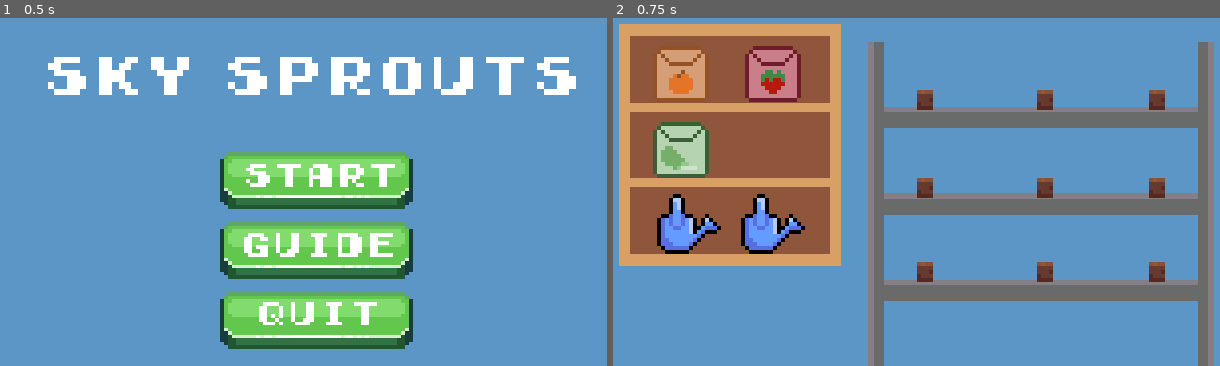
Above: before the commit, frames 1-2 (left to right).
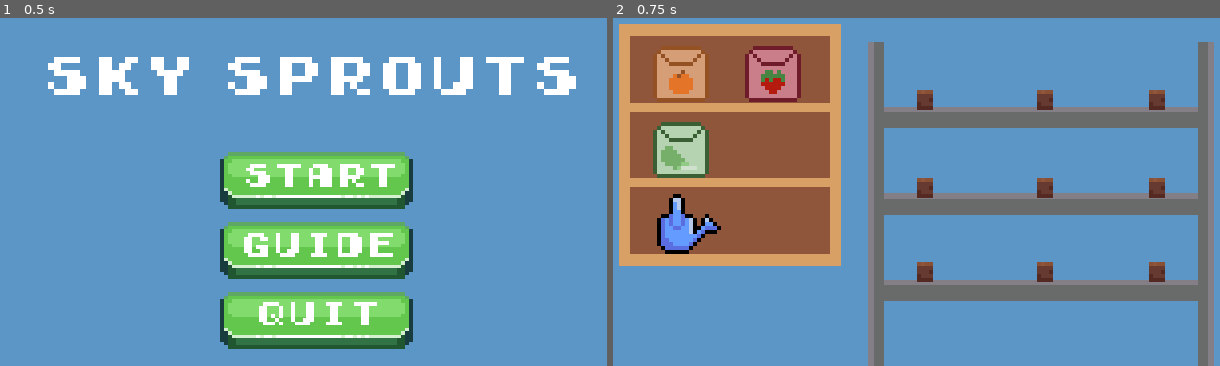
Above: after the commit, the same moments.

Repository: lenseling/HackNC-2023
Game: Godot game, scene res://scenes/menu.tscn
The game is run twice, just before and just after one commit, with the same random seed, the same clock (stepped at 60 frames per second) and the same inputs.
Inputs:
- Up to frame 1 (0.5 s): no input
- Up to frame 2 (0.75 s): click "Start" at 0.5 s

Frame 1 is identical in both runs. In frame 2, 1.0% of the frame differs, in the area x 21-32%, y 50-68%.

Commit message:
watering can can 2

Diff:
--- a/scenes/main.tscn
+++ b/scenes/main.tscn
@@ -1,14 +1,12 @@
-[gd_scene load_steps=10 format=3 uid="uid://bceb3ta2vfb7a"]
+[gd_scene load_steps=8 format=3 uid="uid://bceb3ta2vfb7a"]
 
 [ext_resource type="PackedScene" uid="uid://cxny3g4dvr17h" path="res://scenes/plantShelf.tscn" id="1_qvtw1"]
 [ext_resource type="PackedScene" uid="uid://6k30tnb7putq" path="res://scenes/shop.tscn" id="2_o3ba3"]
 [ext_resource type="PackedScene" uid="uid://qkbkmj8ny1nd" path="res://scenes/wateringCan.tscn" id="4_l4ggy"]
-[ext_resource type="PackedScene" path="res://scenes/growing_zone.tscn" id="5_87wal"]
-[ext_resource type="Texture2D" uid="uid://bvjyayn77e830" path="res://assets/tools/pesticide.png" id="5_xmknb"]
-[ext_resource type="PackedScene" path="res://scenes/pumpkin_seeds.tscn" id="6_dfqtw"]
-[ext_resource type="PackedScene" path="res://scenes/strawberry_seeds.tscn" id="7_0th8x"]
-[ext_resource type="PackedScene" path="res://scenes/lettuce_seeds.tscn" id="8_3fllv"]
-[ext_resource type="AudioStream" path="res://scenes/plantslikemusic.mp3" id="9_o7k1y"]
+[ext_resource type="PackedScene" uid="uid://bmodcvr0tiy7a" path="res://scenes/growing_zone.tscn" id="5_87wal"]
+[ext_resource type="PackedScene" uid="uid://didq8obcioeta" path="res://scenes/pumpkin_seeds.tscn" id="6_dfqtw"]
+[ext_resource type="PackedScene" uid="uid://joxesecy4nhb" path="res://scenes/strawberry_seeds.tscn" id="7_0th8x"]
+[ext_resource type="PackedScene" uid="uid://cx4x56sumhq8q" path="res://scenes/lettuce_seeds.tscn" id="8_3fllv"]
 
 [node name="main" type="Node2D"]
 
@@ -29,11 +27,8 @@
 metadata/_edit_use_anchors_ = true
 
 [node name="WateringCan" parent="." instance=ExtResource("4_l4ggy")]
+z_index = 2
 position = Vector2(20, 55)
-
-[node name="Pesticide" parent="." instance=ExtResource("4_l4ggy")]
-position = Vector2(41, 55)
-texture = ExtResource("5_xmknb")
 
 [node name="growing_zone" parent="." instance=ExtResource("5_87wal")]
 position = Vector2(109, 22)
@@ -72,7 +67,6 @@
 position = Vector2(18, 36)
 
 [node name="AudioStreamPlayer" type="AudioStreamPlayer" parent="."]
-stream = ExtResource("9_o7k1y")
 volume_db = -27.728
 autoplay = true
 
--- a/scenes/menu.tscn
+++ b/scenes/menu.tscn
@@ -1,9 +1,8 @@
-[gd_scene load_steps=5 format=3 uid="uid://0k2i4v3rynxv"]
+[gd_scene load_steps=4 format=3 uid="uid://0k2i4v3rynxv"]
 
 [ext_resource type="Script" path="res://scripts/menu.gd" id="1_favvy"]
 [ext_resource type="Texture2D" uid="uid://2qvoqbfg1igj" path="res://assets/[4] Green/[1] Normal.png" id="1_q1q32"]
 [ext_resource type="FontFile" uid="uid://eou77t2to7h" path="res://assets/Early GameBoy.ttf" id="2_nftwj"]
-[ext_resource type="AudioStream" path="res://scenes/plantslikemusic.mp3" id="4_721mc"]
 
 [node name="menu" type="Control"]
 layout_mode = 3
@@ -158,7 +157,6 @@
 color = Color(0.356863, 0.588235, 0.776471, 1)
 
 [node name="AudioStreamPlayer" type="AudioStreamPlayer" parent="."]
-stream = ExtResource("4_721mc")
 volume_db = -26.791
 autoplay = true
 
--- a/scripts/growing_zone.gd
+++ b/scripts/growing_zone.gd
@@ -16,9 +16,10 @@
 
 func _on_Area2D_area_entered(area):
 	if !plantgrowing:
-		plantgrowing = true
-		$growtimer.start()
-		$plantAnim.play("planted")
+		if Global.waterSelected == 0:
+			plantgrowing = true
+			$growtimer.start()
+			$plantAnim.play("planted")
 	else:
 		print("Plant is already growing here.")
 
@@ -38,8 +39,9 @@
 
 func _on_area_2d_area_entered(area):
 	if !plantgrowing:
-		plantgrowing = true
-		$growtimer.start()
-		$plantAnim.play("planted")
+		if Global.waterSelected == 0:
+			plantgrowing = true
+			$growtimer.start()
+			$plantAnim.play("planted")
 	else:
 		print("Plant is already growing here.")
Not shown: 1 places in scenes/growing_zone.tscn that only renumber resources
